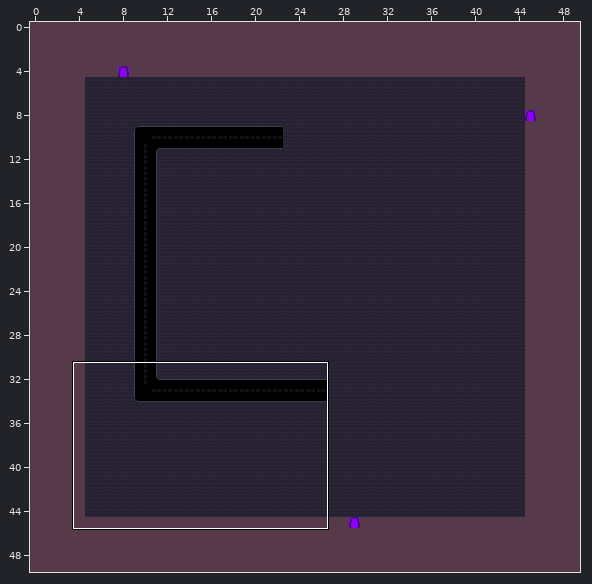
An edit to a level. Tiled map, assets/map/cityRoom1/cityRoom1.tmx. The picture above shows the old version from afar; the outline marks the close-up.
Close-up. First the earlier version:
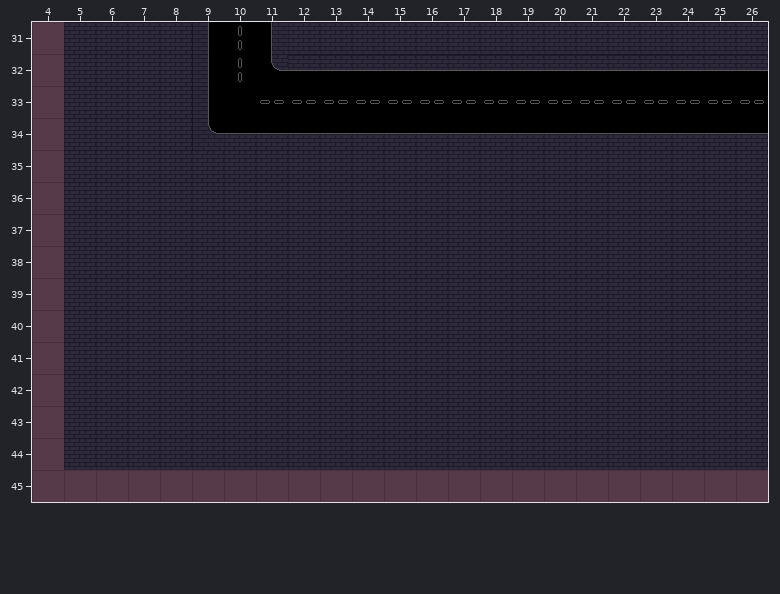
Cells are 32x32 px. Shown: x 4..26, y 31..45. The commit also changed other parts of the map, which this record leaves out.
After:
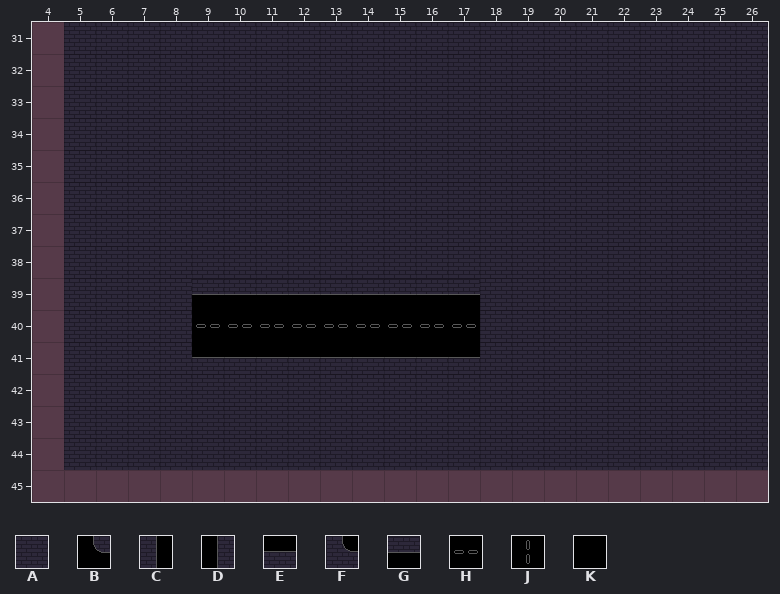
Key: from "city_tileset": A 2, B 3, C 6, D 7, E 8, F 12, G 14, H 18, J 19, K 20.
_ is an empty cell, . an unchanged one.
Change:
--- layer "background"
@@ x 9..26 @@
-31 CJD...............
-32 CJBGGGGGGGGGGGGGGG
-33 CKHHHHHHHHHHHHHHHH
-34 FEEEEEEEEEEEEEEEEE
+31 AAA...............
+32 AAAAAAAAAAAAAAAAAA
+33 AAAAAAAAAAAAAAAAAA
+34 AAAAAAAAAAAAAAAAAA
@@ x 9..17 @@
-39 AAAAAAAAA
-40 AAAAAAAAA
-41 AAAAAAAAA
+39 GGGGGGGGG
+40 HHHHHHHHH
+41 EEEEEEEEE
Pixel boxes of the changes (left, top, right, bottom) in both close-ups:
changed: (192, 22, 768, 150)
changed: (192, 279, 480, 358)
